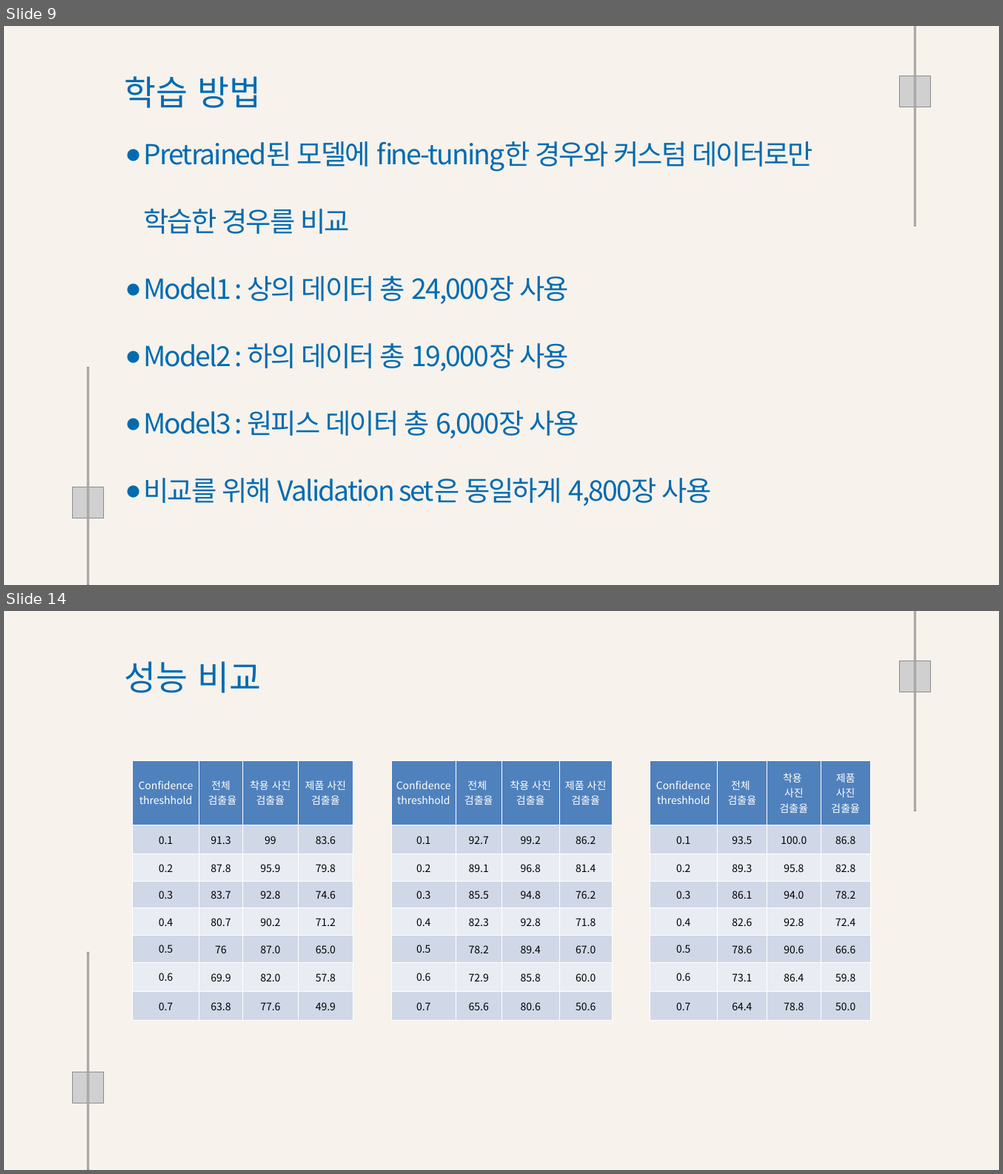
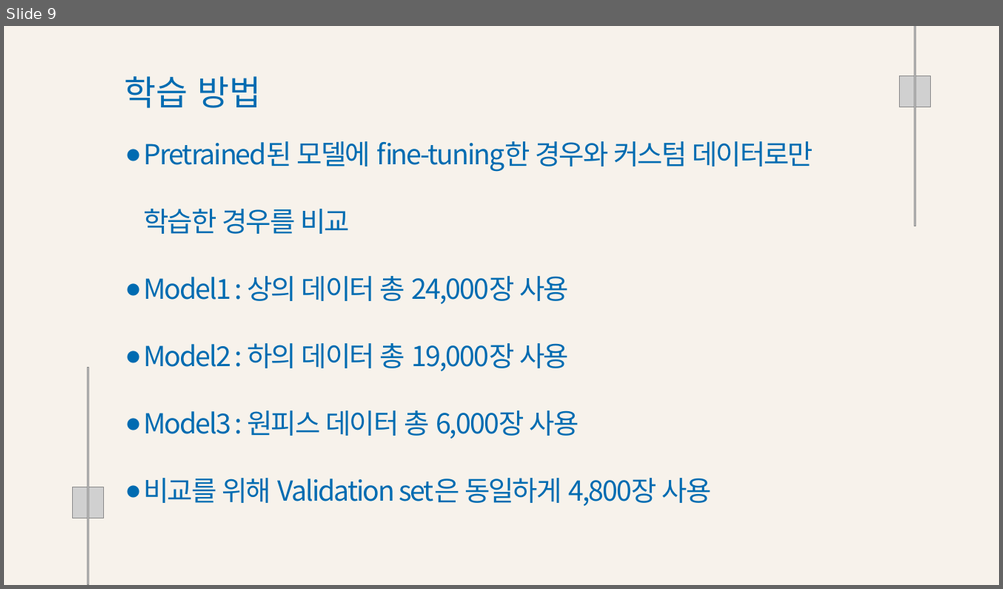
Before and after one commit to Playdata-G-DA35/DA35-final-team2-Item_Classification_RPA, a slide deck: documents/의류 카테고리 분류 모델 결과 보고서.pptx. Shown one above the other, each under a label of ours: slides 9 and 14 before the commit, slide 9 after it; the slides between them are not shown. The pictures are 1003x1174 and 1003x589 pixels, drawn with LibreOffice and Linux fonts; fonts in the diff are those of the drawing; grey boxes stand for pictures; background and template pictures are left out. Boxes give left, top, right and bottom in pixels: in the first picture for what was removed or moved away, otherwise in the second. Text is boxed around its words. In the diff, an @@ line names an element or a change of style, - is before the commit and + after.

```diff
--- a/documents/의류 카테고리 분류 모델 결과 보고서.pptx
+++ b/documents/의류 카테고리 분류 모델 결과 보고서.pptx
@@ slide 14 removed at (x1=4, y1=611, x2=999, y2=1170), background #F7F2EB @@
@@ picture removed at (x1=913, y1=611, x2=915, y2=811) @@
@@ text removed at (x1=124, y1=661, x2=261, y2=693) @@
-성능 비교
@@ picture removed at (x1=899, y1=661, x2=930, y2=692) @@
@@ table removed at (x1=132, y1=760, x2=353, y2=1021), 8 rows, 4 columns @@
-Confidence threshhold | 전체 / 검출율 | 착용 사진 검출율 | 제품 사진 검출율
-0.1 | 91.3 | 99 | 83.6
-0.2 | 87.8 | 95.9 | 79.8
-0.3 | 83.7 | 92.8 | 74.6
-0.4 | 80.7 | 90.2 | 71.2
-0.5 | 76 | 87.0 | 65.0
-0.6 | 69.9 | 82.0 | 57.8
-0.7 | 63.8 | 77.6 | 49.9
@@ table removed at (x1=391, y1=760, x2=612, y2=1021), 8 rows, 4 columns @@
-Confidence threshhold | 전체 / 검출율 | 착용 사진 검출율 | 제품 사진 검출율
-0.1 | 92.7 | 99.2 | 86.2
-0.2 | 89.1 | 96.8 | 81.4
-0.3 | 85.5 | 94.8 | 76.2
-0.4 | 82.3 | 92.8 | 71.8
-0.5 | 78.2 | 89.4 | 67.0
-0.6 | 72.9 | 85.8 | 60.0
-0.7 | 65.6 | 80.6 | 50.6
@@ table removed at (x1=649, y1=760, x2=870, y2=1021), 8 rows, 4 columns @@
-Confidence threshhold | 전체 / 검출율 | 착용 / 사진 검출율 | 제품 사진 검출율
-0.1 | 93.5 | 100.0 | 86.8
-0.2 | 89.3 | 95.8 | 82.8
-0.3 | 86.1 | 94.0 | 78.2
-0.4 | 82.6 | 92.8 | 72.4
-0.5 | 78.6 | 90.6 | 66.6
-0.6 | 73.1 | 86.4 | 59.8
-0.7 | 64.4 | 78.8 | 50.0
@@ picture removed at (x1=88, y1=952, x2=89, y2=1170) @@
@@ picture removed at (x1=73, y1=1073, x2=103, y2=1103) @@
```
Also in this commit, not shown: 6 slides changed, 5 slides added, 8 other slides removed, 2 other files.
